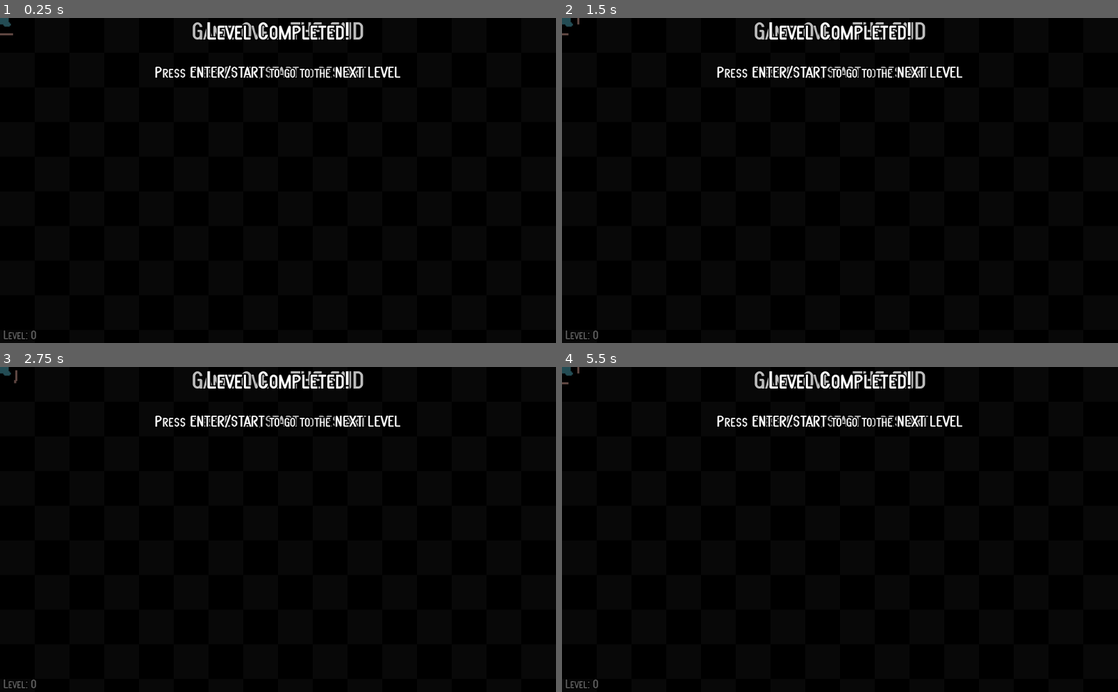
Above: before the commit, frames 1-4 (two rows, left to right).
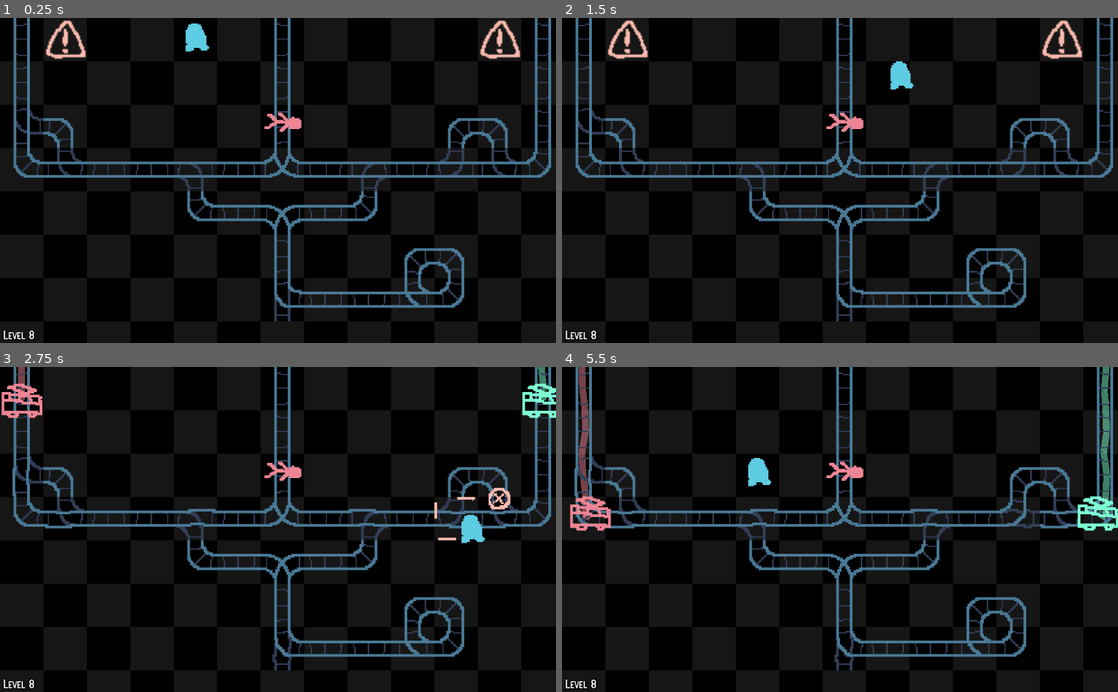
Above: after the commit, the same moments.

Repository: albertnez/ld50
Game: Godot game, scene res://scenes/world.tscn
Same seed, same stepped clock (60 frames per second), same inputs: the game is played once before the commit and once after it.
Inputs:
- Up to frame 1 (0.25 s): no input
- Up to frame 2 (1.5 s): tap Enter (restart) at 0.5, 1.25 s; hold Right (ui_right) 0.53-1.28 s; hold Down (ui_down) from 1.28 s (still down)
- Up to frame 3 (2.75 s): tap Enter (restart) at 2 s; release Down (ui_down) at 2.03 s; hold Right (ui_right) from 2.03 s (still down)
- Up to frame 4 (5.5 s): tap Enter (restart) at 2.75, 3.5, 4.25 s; release Right (ui_right) at 2.78 s; hold Up (ui_up) 2.78-3.53 s; hold Left (ui_left) 3.53-5.03 s; hold Down (ui_down) from 5.03 s (still down)

The runs differ from the first frame. In frame 1, 11% of the frame differs, in the area x 0-100%, y 0-99%; in frame 2, 11%; in frame 3, 11%; in frame 4, 12%.
Error before the commit: Parse Error: Can't preload resource at path: res://scenes/levels/level13.tscn (res://scenes/global_state.gd:40)

Commit message:
Better visibility of trolley trails.

Diff:
--- a/scenes/global_state.gd
+++ b/scenes/global_state.gd
@@ -37,7 +37,6 @@
 	preload("res://scenes/levels/level10.tscn"),
 	preload("res://scenes/levels/level11.tscn"),
 	preload("res://scenes/levels/level12.tscn"),
-	preload("res://scenes/levels/level13.tscn"),
 ]
 
 
--- a/scenes/levels/named/expand.tscn
+++ b/scenes/levels/named/expand.tscn
@@ -16,7 +16,7 @@
 "
 
 [node name="ActionHoverIndicator" parent="." index="5"]
-frame = 3
+frame = 6
 
 [node name="LevelTileHintSprite" parent="." index="7"]
-frame = 2
+frame = 0
--- a/scenes/levels/tutorial/bifurcation_direction.tscn
+++ b/scenes/levels/tutorial/bifurcation_direction.tscn
@@ -41,7 +41,7 @@
 current = false
 
 [node name="ActionHoverIndicator" parent="." index="5"]
-frame = 7
+frame = 4
 
 [node name="LevelTileHintSprite" parent="." index="7"]
-frame = 4
+frame = 5
--- a/scenes/levels/tutorial/first_loop.tscn
+++ b/scenes/levels/tutorial/first_loop.tscn
@@ -20,4 +20,7 @@
 current = false
 
 [node name="ActionHoverIndicator" parent="." index="5"]
-frame = 0
+frame = 3
+
+[node name="LevelTileHintSprite" parent="." index="7"]
+frame = 5
--- a/scenes/levels/tutorial/move_and_toggle.tscn
+++ b/scenes/levels/tutorial/move_and_toggle.tscn
@@ -32,7 +32,7 @@
 align = 1
 
 [node name="ActionHoverIndicator" parent="." index="5"]
-frame = 0
+frame = 9
 
 [node name="LevelTileHintSprite" parent="." index="7"]
-frame = 7
+frame = 4
--- a/scenes/levels/tutorial/no_more_delay.tscn
+++ b/scenes/levels/tutorial/no_more_delay.tscn
@@ -17,5 +17,8 @@
 [node name="Camera2D" parent="." index="4"]
 current = false
 
+[node name="ActionHoverIndicator" parent="." index="5"]
+frame = 3
+
 [node name="LevelTileHintSprite" parent="." index="7"]
-frame = 6
+frame = 4
--- a/scenes/tilemap.tscn
+++ b/scenes/tilemap.tscn
@@ -190,7 +190,7 @@
 
 [node name="ActionHoverIndicator" type="AnimatedSprite" parent="."]
 frames = SubResource( 26 )
-frame = 1
+frame = 7
 playing = true
 
 [node name="TrolleyWarningTimer" type="Timer" parent="."]
@@ -201,7 +201,7 @@
 show_behind_parent = true
 scale = Vector2( 0.91, 0.91 )
 frames = SubResource( 15 )
-frame = 9
+frame = 7
 playing = true
 
 [node name="LineDrawers" type="Node2D" parent="."]
--- a/scenes/vfx/LineDrawer.tscn
+++ b/scenes/vfx/LineDrawer.tscn
@@ -3,9 +3,10 @@
 [ext_resource path="res://scenes/vfx/line_drawer.gd" type="Script" id=1]
 
 [node name="LineDrawer" type="Node2D"]
+self_modulate = Color( 1, 1, 1, 0.501961 )
 script = ExtResource( 1 )
 LINE_WIDTH = 5.0
-POINT_SHIFT_RADIUS = 2.0
+POINT_SHIFT_RADIUS = 1.0
 
 [node name="Points" type="Node2D" parent="."]
 
